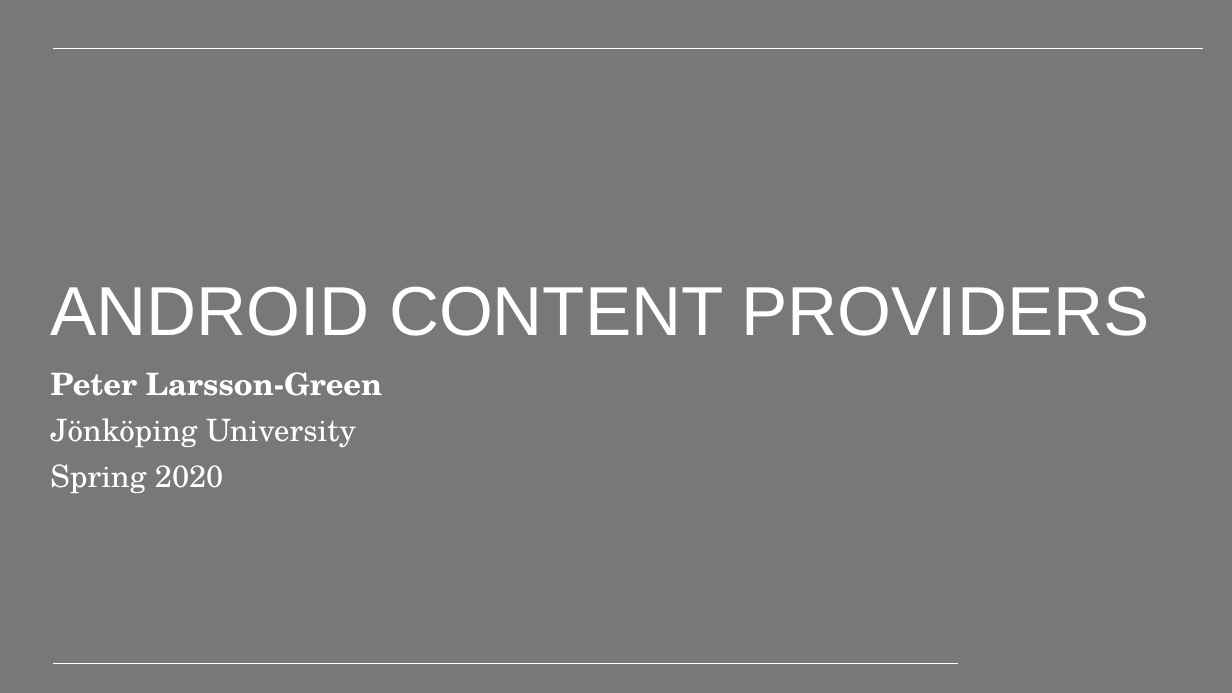
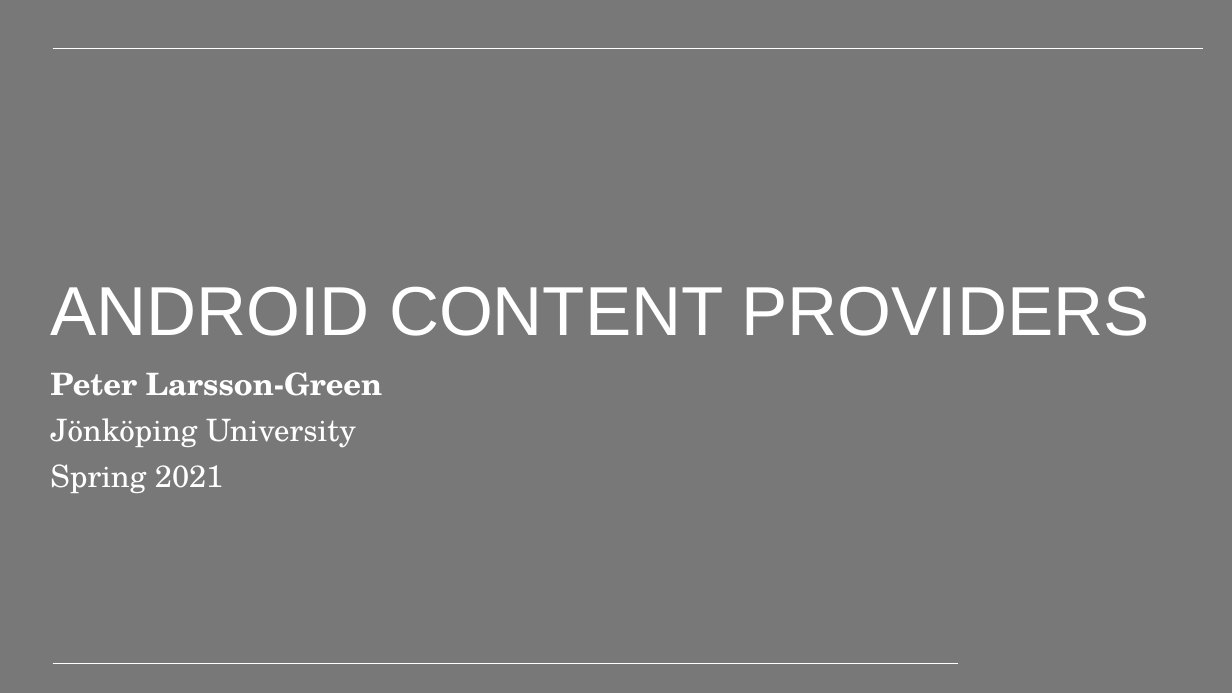
Before and after one commit to PeppeL-G/course-material, a slide deck: slide 2 of src/lectures/android-content-providers/android-content-providers.pptx. Drawn at 1232x693 pixels with LibreOffice and Linux fonts; fonts in the diff are those of the drawing; background and template pictures are left out. Boxes give left, top, right and bottom in pixels: in the first picture for what was removed or moved away, otherwise in the second. Text is boxed around its words. In the diff, an @@ line names an element or a change of style, - is before the commit and + after.

```diff
--- a/src/lectures/android-content-providers/android-content-providers.pptx
+++ b/src/lectures/android-content-providers/android-content-providers.pptx
@@ subtitle at <box>50,464,223,493</box>: text changed @@
-Spring 2020
+Spring 2021
```
Also in this commit, not shown: 15 other slides changed, 9 other files.
